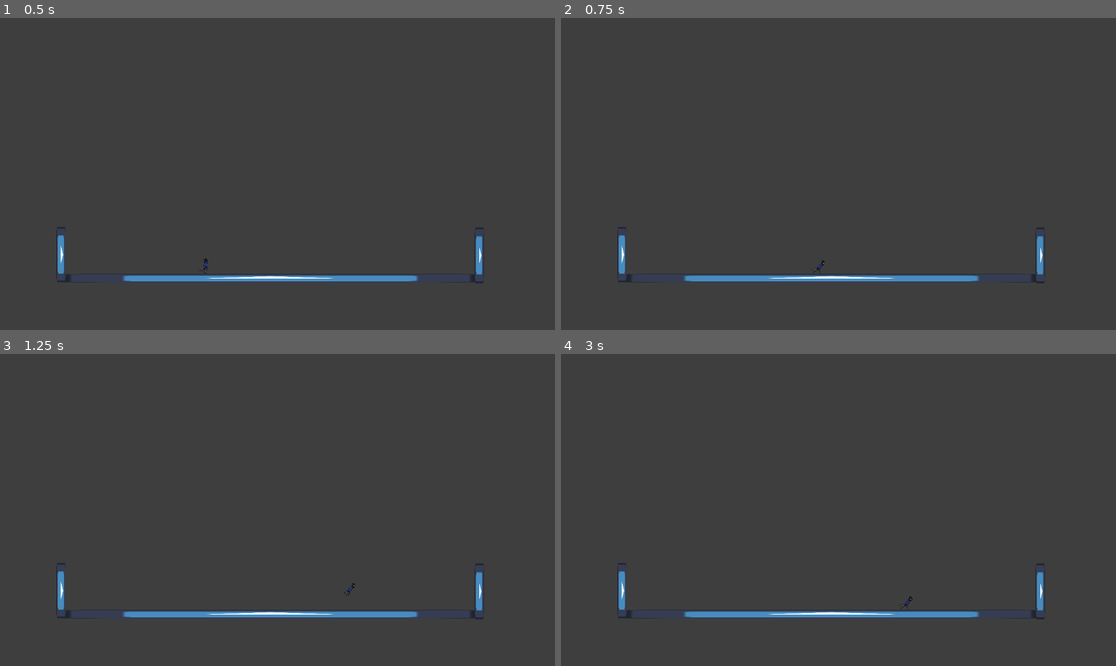
Above: before the commit, frames 1-4 (two rows, left to right).
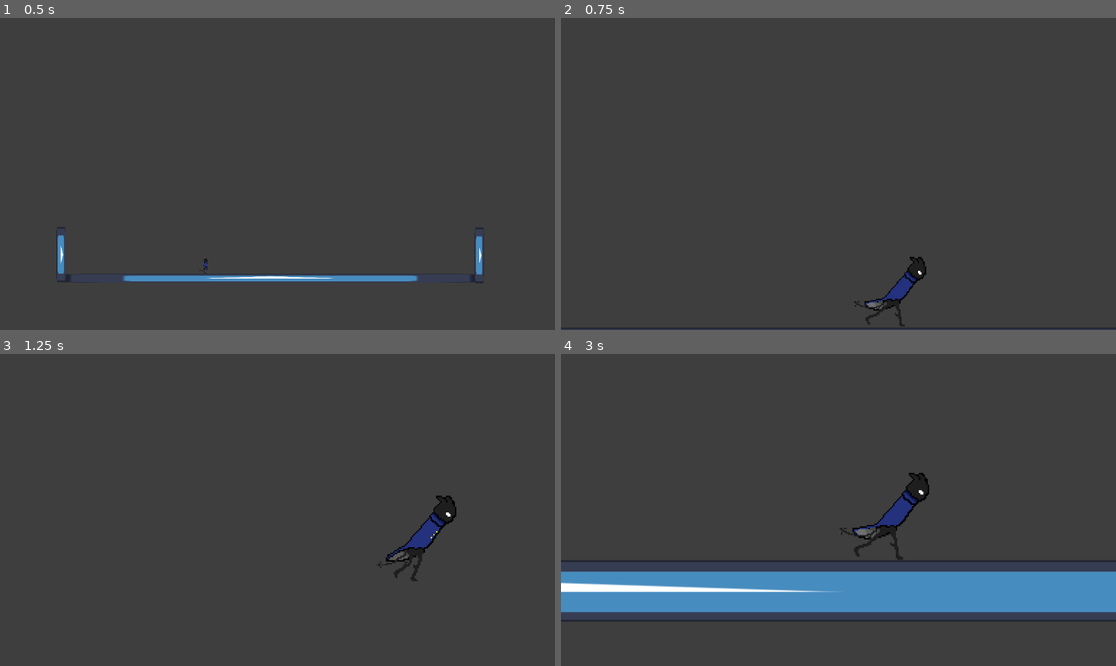
Above: after the commit, the same moments.

Repository: WarumSindNamenSoSchwer/Projec-t_Game
Game: Godot game, scene res://Scenes/main.tscn
The game is run twice, just before and just after one commit, with the same random seed, the same clock (stepped at 60 frames per second) and the same inputs. The engine's default icon, where the game draws it, is replaced by a stand-in: a white triangle on a blue panel in a dark square.
Inputs:
- Up to frame 1 (0.5 s): no input
- Up to frame 2 (0.75 s): tap Enter at 0.5 s; hold D (right) from 0.53 s (still down); hold Shift (Sprinting) from 0.53 s (still down)
- Up to frame 3 (1.25 s): keep holding D (right); keep holding Shift (Sprinting); tap W (jump) at 0.77 s
- Up to frame 4 (3 s): release Shift (Sprinting) at 1.28 s; tap Shift (Sprinting) at 1.35, 2.85 s; tap W (jump) at 1.52 s; release D (right) at 2.03 s; hold A (left) 2.03-2.78 s; hold Shift (Sprinting) 2.03-2.78 s; hold D (right) from 2.78 s (still down)

Frame 1 is identical in both runs. In frame 2, 2.3% of the frame differs, in the area x 0-100%, y 67-100%; in frame 3, 2.5%; in frame 4, 16%, in the area x 0-100%, y 38-86%.

Commit message:
Deleted duplicates and changed location of the Camera2D.gd script

Diff:
--- a/Scenes/main.tscn
+++ b/Scenes/main.tscn
@@ -2,7 +2,7 @@
 
 [ext_resource type="PackedScene" uid="uid://dul5asnhvyrjc" path="res://Scenes/CollisionOBJ.tscn" id="2_28rdc"]
 [ext_resource type="PackedScene" uid="uid://dpw68xoljwp2m" path="res://Scenes/Slade.tscn" id="2_2643c"]
-[ext_resource type="Script" path="res://Camera2D.gd" id="3_ppqfj"]
+[ext_resource type="Script" path="res://Scripts/Camera2D.gd" id="3_ppqfj"]
 
 [node name="main" type="Node"]
 
--- a/main.tscn
+++ /dev/null
@@ -1,33 +0,0 @@
-[gd_scene load_steps=4 format=3 uid="uid://4jpqmfhjnj0h"]
-
-[ext_resource type="PackedScene" uid="uid://dpw68xoljwp2m" path="res://Scenes/Slade.tscn" id="2_xjdn1"]
-[ext_resource type="Script" path="res://Scripts/Camera2D.gd" id="3_5utju"]
-[ext_resource type="PackedScene" uid="uid://dul5asnhvyrjc" path="res://Scenes/CollisionOBJ.tscn" id="3_sjmrx"]
-
-[node name="main" type="Node"]
-
-[node name="Slade" parent="." instance=ExtResource("2_xjdn1")]
-position = Vector2(-243, 555)
-scale = Vector2(3, 3)
-speed = 350.0
-accel = 60.0
-friction_sprinting = 150.0
-gravity = 101.0
-
-[node name="StaticBody2D" parent="." instance=ExtResource("3_sjmrx")]
-position = Vector2(142, 718)
-
-[node name="StaticBody2D2" parent="." instance=ExtResource("3_sjmrx")]
-position = Vector2(-2120, 307)
-rotation = 1.5708
-scale = Vector2(0.13, 1)
-
-[node name="StaticBody2D3" parent="." instance=ExtResource("3_sjmrx")]
-position = Vector2(3668, 318)
-rotation = 1.5708
-scale = Vector2(0.13, 1)
-
-[node name="Camera2D" type="Camera2D" parent="."]
-position = Vector2(1276, 32)
-zoom = Vector2(0.29, 0.29)
-script = ExtResource("3_5utju")
